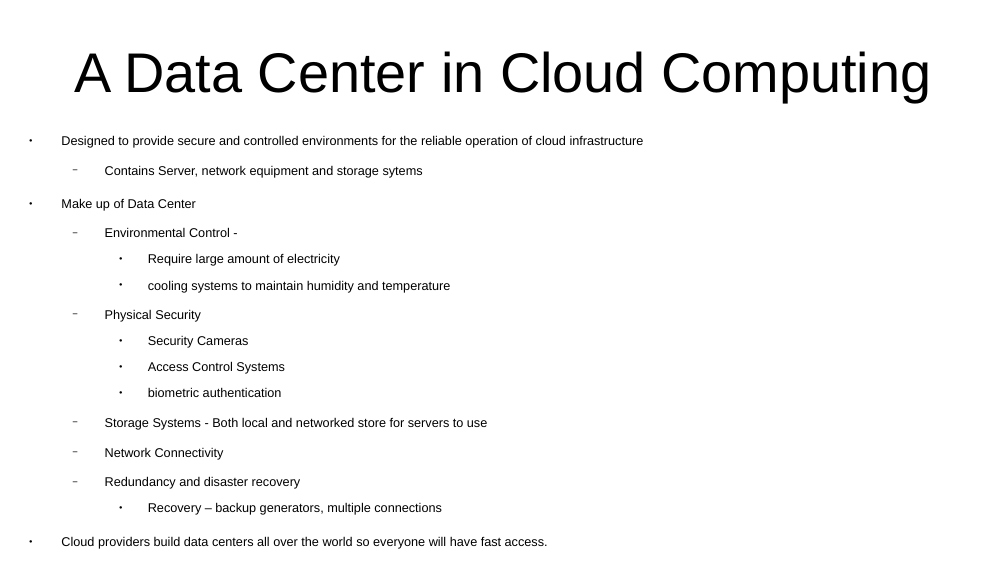
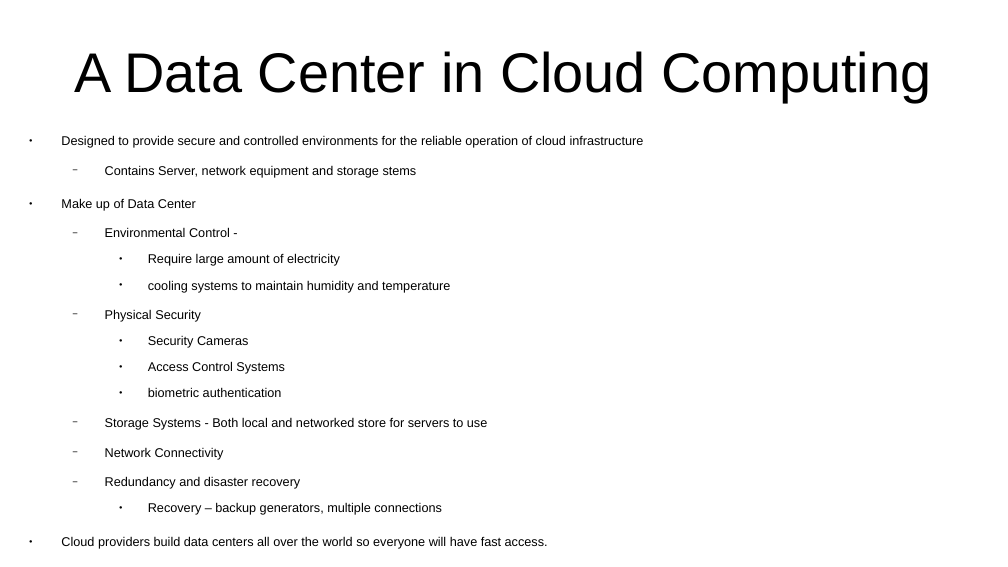
Before and after one commit to CharlesStockman/notesFromCourses, a slide deck: slide 7 of ibm/IBM -- Introduction to the Cloud.odp. Drawn at 1008x567 pixels with LibreOffice and Linux fonts; fonts in the diff are those of the drawing. Boxes give left, top, right and bottom in pixels: in the first picture for what was removed or moved away, otherwise in the second. Text is boxed around its words. In the diff, an @@ line names an element or a change of style, - is before the commit and + after.

```diff
--- a/ibm/IBM -- Introduction to the Cloud.odp
+++ b/ibm/IBM -- Introduction to the Cloud.odp
@@ text at [105, 165, 417, 178]: text changed @@
-  − Contains Server, network equipment and storage sytems
+  − Contains Server, network equipment and storage stems
```
Also in this commit, not shown: 6 other slides changed, 15 slides added, 2 slides removed.
